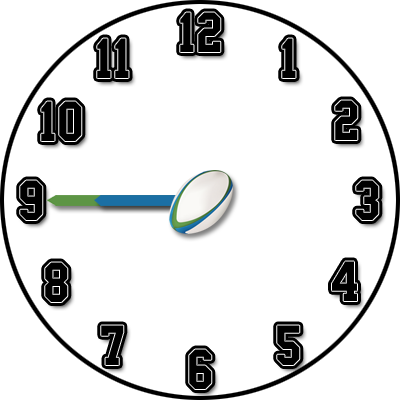
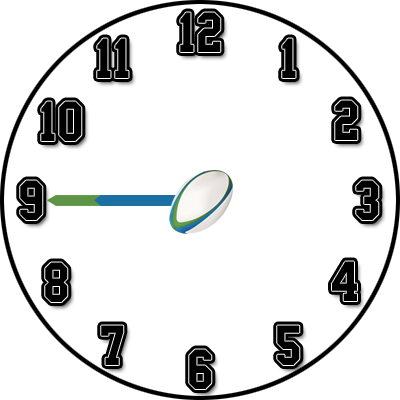
Layered file, before and after one edit (400×400). Changes by layer:
pixels changed over [47, 170, 240, 242] (layer not identified)
